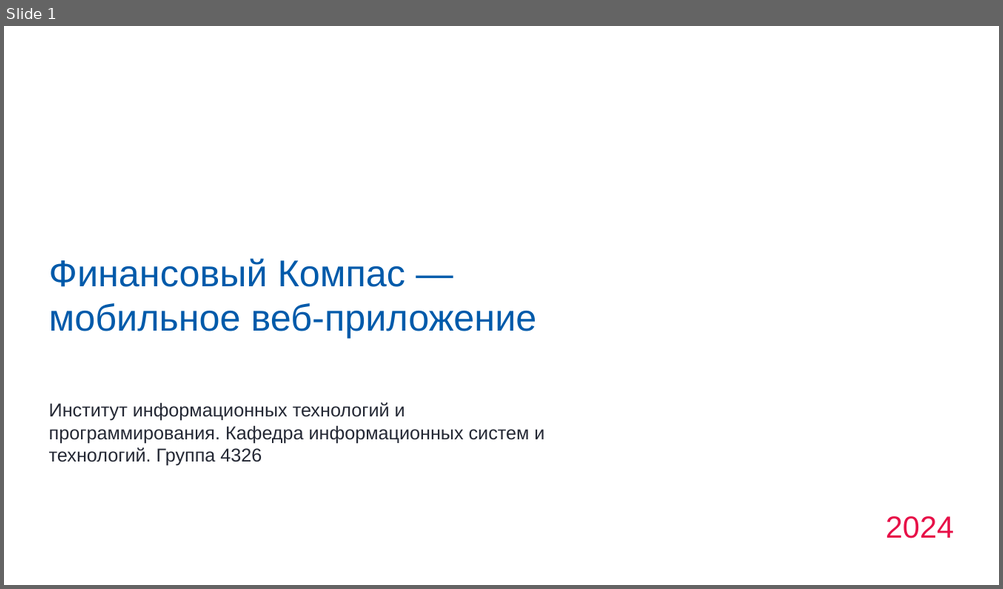
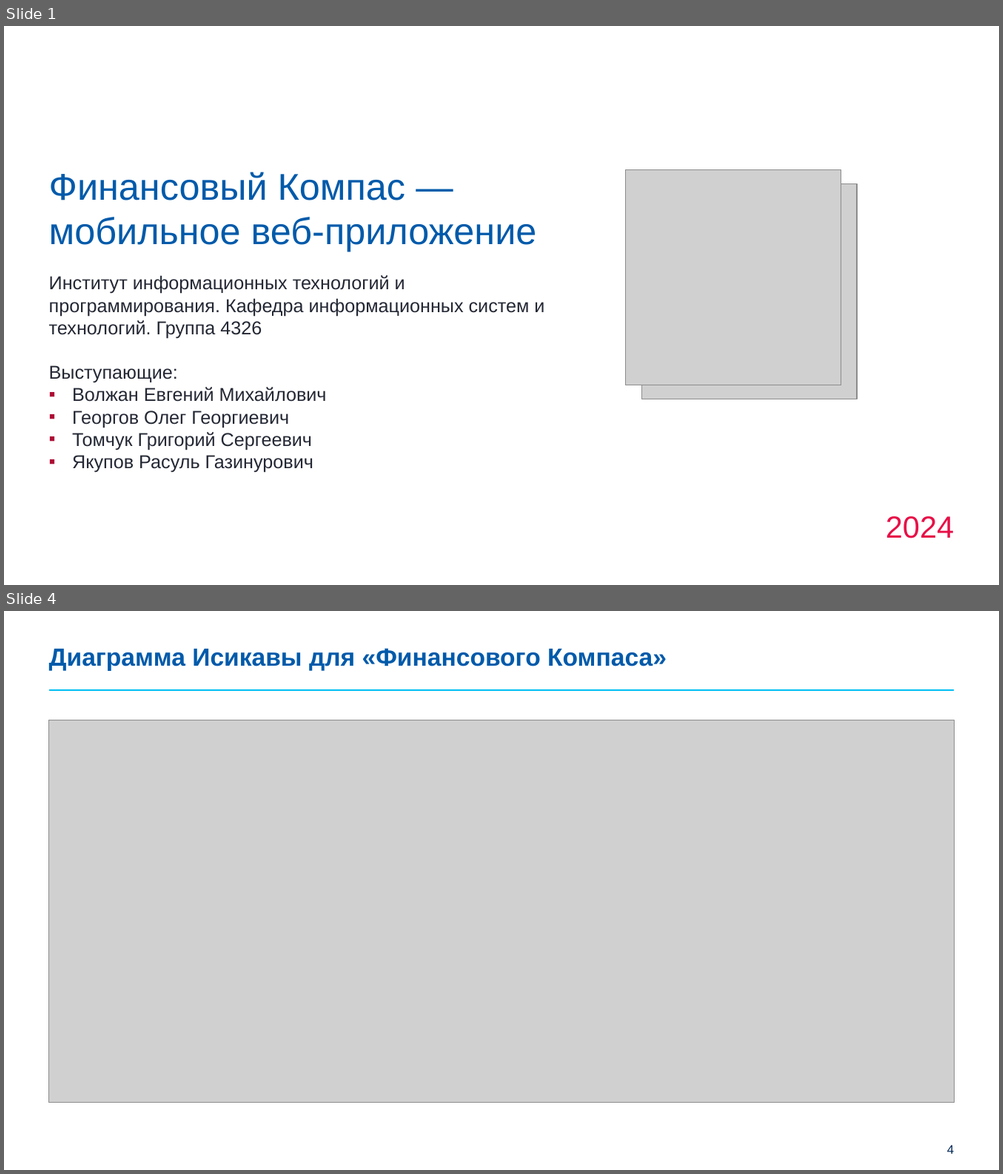
Before and after one commit to grigorijtomczuk/suai, a slide deck: opd/фин-компас-презентация.pptx. Shown one above the other, each under a label of ours: slide 1 before the commit, slides 1 and 4 after it; the slides between them are not shown. The pictures are 1003x589 and 1003x1174 pixels, drawn with LibreOffice and Linux fonts; fonts in the diff are those of the drawing; grey boxes stand for pictures; background and template pictures are left out. Boxes give left, top, right and bottom in pixels: in the first picture for what was removed or moved away, otherwise in the second. Text is boxed around its words. In the diff, an @@ line names an element or a change of style, - is before the commit and + after.

```diff
--- a/opd/фин-компас-презентация.pptx
+++ b/opd/фин-компас-презентация.pptx
@@ slide 4 added at [4,611,999,1170], background #FFFFFF @@
@@ title added at [49,648,666,671], 24 pt, text #005AAA, bold @@
+Диаграмма Исикавы для «Финансового Компаса»
@@ line added from (48, 690) to (954, 690), #00BEF3 1.25 pt @@
@@ picture added at [48,721,954,1103] @@
@@ page number added at [947,1145,953,1154], 12 pt, text #002856 @@
+4
@@ slide 1 changed as well @@
@@ title "Финансовый Компас — мобильное веб-приложение": place and size @@
-title "Финансовый Компас — мобильное веб-приложение" at [49,258,537,338]
+title "Финансовый Компас — мобильное веб-приложение" at [49,172,537,252]
@@ picture added at [626,170,841,386] @@
@@ picture added at [641,184,856,399] @@
@@ text "Институт информационных технологий и программирования. ...": place and size @@
-text "Институт информационных технологий и программирования. ..." at [49,403,544,466]
+text "Институт информационных технологий и программирования. ..." at [49,275,544,339]
@@ text added at [49,366,327,473], 18 pt, text #242834 @@
+Выступающие:
+▪ Волжан Евгений Михайлович
+▪ Георгов Олег Георгиевич
+▪ Томчук Григорий Сергеевич
+▪ Якупов Расуль Газинурович
```
Also in this commit, not shown: 14 other slides added, 16 other files.
